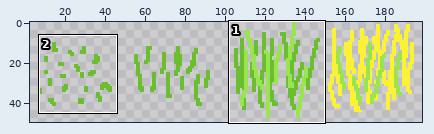
Sprite sheet: dist/assets/spr_wheat.png. Above: a wide view before the commit, with the close-up outlined.
Close-up. Old version:
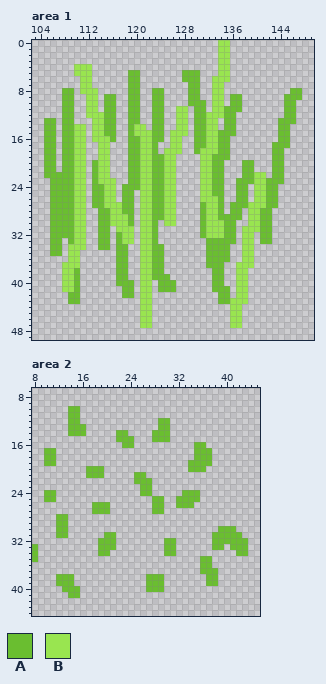
The file is 200x50 pixels. Shown: area 1: x 103..149, y 0..49; area 2: x 8..45, y 7..44. The wide view leaves out empty margins. The commit also changed other parts of the picture, which this record leaves out.
Palette (. is transparent): A #6abe30  B #99e550
Pixels before, area 1, first column x 105:
 0 .............................BB............
 1 .............................BB............
 2 .............................BB............
 3 .............................BB............
 4 .....BBB.....................BB............
 5 .....BBB......AA.......AAA...BB............
 6 ......BB......AA.......AAA..BBB............
 7 ......BB......AA........AA..BB.............
 8 ...AA.BBB.....AA..AA....AA..BB...........AA
 9 ...AA..BB.AA..AA..AA....AA..BB.AA.......AAA
10 ...AA..BB.AA..AA..AA....AAA.BB.AA.......AA.
11 ...AA..BB.AA..AA..AA..BB.AA.BBAAA.......AA.
12 ...AA..BBBAA..AA..AA..BB.AABBBAA........AA.
13 AA.AA...BBAA..AA..AA..BB.AABB.AA.......AAA.
14 AA.AABB.BBAA..ABB.AA..BB.AABB.AA.......AA..
15 AA.AABB.BBAA..ABBBAA.BBB.AABBAAA.......AA..
16 AA.AABB.BBBA..AABBAA.BB..AABBAA........AA..
17 AA.AABB..BB...AABBA..BB..AABBAA.......AAA..
18 AA.AABB..BB...AABBA.BBB..ABBBAA.......AA...
19 AA.AABB..BB...AABBAABB....BBAAA.......AA...
20 AA.AABB.ABB...AABBAABB....BBAA...AA...AA...
21 AA.AABB.ABB...AABBAABB....BBAA...AA...AA...
22 AAAAABB.ABB...AABBAABB....BBAA...AABB.AA...
23 .AAAABB.ABBB..AABBAABB....BBAA..AAABBAAA...
24 .AAAABB.AABB.AAABBAABB....BBAA..AA.BBAA....
25 .AAAABB.AABB.AA.BBAABB....BBAA..AA.BBAA....
26 .AAAABB.AABB.AA.BBAABB....BBBA..AA.BBAA....
27 .AAAABB.AABBBAA.BBAABB....ABBA.AAABBBAA....
28 .AAAABB..AABBAA.BBAABB....ABBA.AA.BBAA.....
29 .AAAABB..AABBBA.BBAABB....ABBAAAA.BBAA.....
30 .AAAABB..AABBBA.BBA.BB....ABBBAA..BBAA.....
31 .AAAABB..AA.BBB.BBA.......ABBBAA.BBBAA.....
32 .AAAABB..AA.ABB.BBA.......ABBBAA.BB.AA.....
33 .AA.ABB..AA.ABB.BBA........AAAAA.BB.AA.....
34 .AA.BBB..AA.AA..BBAA.......AAAA..BB........
35 .AA.BB......AA..BBAA.......AAAA..BB........
36 ....BB......AA..BBAA.......AAAA..BB........
37 ...BBB......AA..BBAA.......AAA..BBB........
38 ...BBA......AA..BBAA........AA..BB.........
39 ...BBA......AA..BBAAA.......AA..BB.........
40 ...BBA......AAA.BB.AAA......AA..BB.........
41 ...BBA.......AA.BB.AAA......AAA.BB.........
42 ....AA.......AA.BB...........AA.BB.........
43 ....AA..........BB...........AABBB.........
44 ................BB.............BB..........
45 ................BB.............BB..........
46 ................BB.............BB..........
47 ................BB.............BB..........
Pixels before, area 2, first column x 8:
10 ......AA............................
11 ......AA............................
12 ......AA.............AA.............
13 ......AAA............AA.............
14 ......AAA.....AA....AAA.............
15 ..............AAA...AAA.............
16 ...............AA..........AA.......
17 ..AA.......................AAA......
18 ..AA.......................AAA......
19 ..AA......................AAAA......
20 .........AAA..............AAA.......
21 .........AAA.....AA.................
22 .................AAA................
23 ..................AA................
24 ..AA..............AA.....AAA........
25 ..AA................AA..AAAA........
26 ..........AAA.......AA..AAA.........
27 ..........AAA.......AA..............
28 ....AA..............................
29 ....AA..............................
30 ....AA.........................AAA..
31 ....AA......AA................AAAAA.
32 ...........AAA........AA......AAAAAA
33 A..........AAA........AA......AA.AAA
34 A..........AA.........AA..........AA
35 A...........................AA......
36 ............................AA......
37 ............................AAA.....
38 ....AAA............AAA.......AA.....
39 ....AAA............AAA.......AA.....
40 .....AAA...........AAA..............
41 ......AA............................
Once edited:
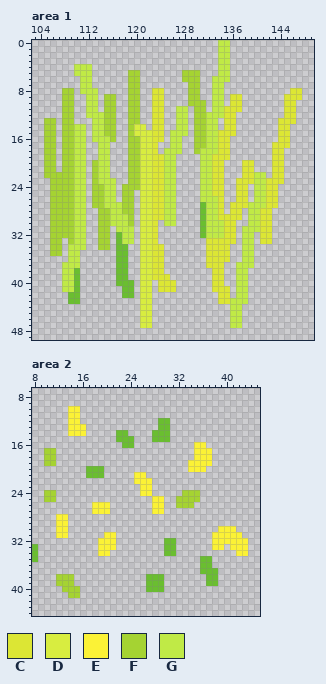
Colours new in this view: C #dce634  D #d8ed40  E #fbf236  F #a5d332  G #c0ea46
Change:
Area 1:
y 0..3: x 134..135 BB -> GG
y 4: x 110..112 BBB -> GGG; x 134..135 BB -> GG
y 5: x 110..112 BBB -> GGG; x 119..120 AA -> FF; x 128..130 AAA -> FFF; x 134..135 BB -> GG
y 6: x 111..112 BB -> GG; x 119..120 AA -> FF; x 128..130 AAA -> FFF; x 133..135 BBB -> GGG
y 7: x 111..112 BB -> GG; x 119..120 AA -> FF; x 129..130 AA -> FF; x 133..134 BB -> GG
y 8: x 108..109 AA -> FF; x 111..113 BBB -> GGG; x 119..120 AA -> FF; x 123..124 AA -> CC; x 129..130 AA -> FF; x 133..134 BB -> GG; x 146..147 AA -> CC
y 9: x 108..109 AA -> FF; x 112..113 BB -> GG; x 115..116 AA -> FF; x 119..120 AA -> FF; x 123..124 AA -> CC; x 129..130 AA -> FF; x 133..134 BB -> GG; x 136..137 AA -> CC; x 145..147 AAA -> CCC
y 10: x 108..109 AA -> FF; x 112..113 BB -> GG; x 115..116 AA -> FF; x 119..120 AA -> FF; x 123..124 AA -> CC; x 129..131 AAA -> FFF; x 133..134 BB -> GG; x 136..137 AA -> CC; x 145..146 AA -> CC
y 11: x 108..109 AA -> FF; x 112..113 BB -> GG; x 115..116 AA -> FF; x 119..120 AA -> FF; x 123..124 AA -> CC; x 127..128 BB -> GG; x 130..131 AA -> FF; x 133..137 BBAAA -> GGCCC; x 145..146 AA -> CC
y 12: x 108..109 AA -> FF; x 112..116 BBBAA -> GGGFF; x 119..120 AA -> FF; x 123..124 AA -> CC; x 127..128 BB -> GG; x 130..136 AABBBAA -> FFGGGCC; x 145..146 AA -> CC
y 13: x 105..106 AA -> FF; x 108..109 AA -> FF; x 113..116 BBAA -> GGFF; x 119..120 AA -> FF; x 123..124 AA -> CC; x 127..128 BB -> GG; x 130..133 AABB -> FFGG; x 135..136 AA -> CC; x 144..146 AAA -> CCC
y 14: x 105..106 AA -> FF; x 108..111 AABB -> FFGG; x 113..116 BBAA -> GGFF; x 119..121 ABB -> FDD; x 123..124 AA -> CC; x 127..128 BB -> GG; x 130..133 AABB -> FFGG; x 135..136 AA -> CC; x 144..145 AA -> CC
y 15: x 105..106 AA -> FF; x 108..111 AABB -> FFGG; x 113..116 BBAA -> GGFF; x 119..124 ABBBAA -> FDDDCC; x 126..128 BBB -> GGG; x 130..136 AABBAAA -> FFGGCCC; x 144..145 AA -> CC
y 16: x 105..106 AA -> FF; x 108..111 AABB -> FFGG; x 113..116 BBBA -> GGGF; x 119..124 AABBAA -> FFDDCC; x 126..127 BB -> GG; x 130..135 AABBAA -> FFGGCC; x 144..145 AA -> CC
y 17: x 105..106 AA -> FF; x 108..111 AABB -> FFGG; x 114..115 BB -> GG; x 119..123 AABBA -> FFDDC; x 126..127 BB -> GG; x 130..135 AABBAA -> FFGGCC; x 143..145 AAA -> CCC
y 18: x 105..106 AA -> FF; x 108..111 AABB -> FFGG; x 114..115 BB -> GG; x 119..123 AABBA -> FFDDC; x 125..127 BBB -> GGG; x 130..135 ABBBAA -> FGGGCC; x 143..144 AA -> CC
y 19: x 105..106 AA -> FF; x 108..111 AABB -> FFGG; x 114..115 BB -> GG; x 119..126 AABBAABB -> FFDDCCGG; x 131..135 BBAAA -> GGCCC; x 143..144 AA -> CC
y 20..21: x 105..106 AA -> FF; x 108..111 AABB -> FFGG; x 113..115 ABB -> FGG; x 119..126 AABBAABB -> FFDDCCGG; x 131..134 BBAA -> GGCC; x 138..139 AA -> CC; x 143..144 AA -> CC
y 22: x 105..111 AAAAABB -> FFFFFGG; x 113..115 ABB -> FGG; x 119..126 AABBAABB -> FFDDCCGG; x 131..134 BBAA -> GGCC; x 138..141 AABB -> CCGG; x 143..144 AA -> CC
y 23: x 106..111 AAAABB -> FFFFGG; x 113..116 ABBB -> FGGG; x 119..126 AABBAABB -> FFDDCCGG; x 131..134 BBAA -> GGCC; x 137..144 AAABBAAA -> CCCGGCCC
y 24: x 106..111 AAAABB -> FFFFGG; x 113..116 AABB -> FFGG; x 118..126 AAABBAABB -> FFFDDCCGG; x 131..134 BBAA -> GGCC; x 137..138 AA -> CC; x 140..143 BBAA -> GGCC
y 25: x 106..111 AAAABB -> FFFFGG; x 113..116 AABB -> FFGG; x 118..119 AA -> FF; x 121..126 BBAABB -> DDCCGG; x 131..134 BBAA -> GGCC; x 137..138 AA -> CC; x 140..143 BBAA -> GGCC
y 26: x 106..111 AAAABB -> FFFFGG; x 113..116 AABB -> FFGG; x 118..119 AA -> FF; x 121..126 BBAABB -> DDCCGG; x 131..134 BBBA -> GGGC; x 137..138 AA -> CC; x 140..143 BBAA -> GGCC
y 27: x 106..111 AAAABB -> FFFFGG; x 113..119 AABBBAA -> FFGGGFF; x 121..126 BBAABB -> DDCCGG; x 132..134 BBA -> GGC; x 136..143 AAABBBAA -> CCCGGGCC
y 28: x 106..111 AAAABB -> FFFFGG; x 114..119 AABBAA -> FFGGFF; x 121..126 BBAABB -> DDCCGG; x 132..134 BBA -> GGC; x 136..137 AA -> CC; x 139..142 BBAA -> GGCC
y 29: x 106..111 AAAABB -> FFFFGG; x 114..119 AABBBA -> FFGGGF; x 121..126 BBAABB -> DDCCGG; x 132..137 BBAAAA -> GGCCCC; x 139..142 BBAA -> GGCC
y 30: x 106..111 AAAABB -> FFFFGG; x 114..119 AABBBA -> FFGGGF; x 121..123 BBA -> DDC; x 125..126 BB -> GG; x 132..136 BBBAA -> GGGCC; x 139..142 BBAA -> GGCC
y 31: x 106..111 AAAABB -> FFFFGG; x 114..115 AA -> FF; x 117..119 BBB -> GGG; x 121..123 BBA -> DDC; x 132..136 BBBAA -> GGGCC; x 138..142 BBBAA -> GGGCC
y 32: x 106..111 AAAABB -> FFFFGG; x 114..115 AA -> FF; x 118..119 BB -> GG; x 121..123 BBA -> DDC; x 132..136 BBBAA -> GGGCC; x 138..139 BB -> GG; x 141..142 AA -> CC
y 33: x 106..107 AA -> FF; x 109..111 ABB -> FGG; x 114..115 AA -> FF; x 118..119 BB -> GG; x 121..123 BBA -> DDC; x 132..136 AAAAA -> CCCCC; x 138..139 BB -> GG; x 141..142 AA -> CC
y 34: x 106..107 AA -> FF; x 109..111 BBB -> GGG; x 114..115 AA -> FF; x 121..124 BBAA -> DDCC; x 132..135 AAAA -> CCCC; x 138..139 BB -> GG
y 35: x 106..107 AA -> FF; x 109..110 BB -> GG; x 121..124 BBAA -> DDCC; x 132..135 AAAA -> CCCC; x 138..139 BB -> GG
y 36: x 109..110 BB -> GG; x 121..124 BBAA -> DDCC; x 132..135 AAAA -> CCCC; x 138..139 BB -> GG
y 37: x 108..110 BBB -> GGG; x 121..124 BBAA -> DDCC; x 132..134 AAA -> CCC; x 137..139 BBB -> GGG
y 38: x 108..109 BB -> GG; x 121..124 BBAA -> DDCC; x 133..134 AA -> CC; x 137..138 BB -> GG
y 39: x 108..109 BB -> GG; x 121..125 BBAAA -> DDCCC; x 133..134 AA -> CC; x 137..138 BB -> GG
y 40: x 108..109 BB -> GG; x 121..122 BB -> DD; x 124..126 AAA -> CCC; x 133..134 AA -> CC; x 137..138 BB -> GG
y 41: x 108..109 BB -> GG; x 121..122 BB -> DD; x 124..126 AAA -> CCC; x 133..135 AAA -> CCC; x 137..138 BB -> GG
y 42: x 121..122 BB -> DD; x 134..135 AA -> CC; x 137..138 BB -> GG
y 43: x 121..122 BB -> DD; x 134..138 AABBB -> CCGGG
y 44..47: x 121..122 BB -> DD; x 136..137 BB -> GG
Area 2:
y 10..12: x 14..15 AA -> EE
y 13..14: x 14..16 AAA -> EEE
y 16: x 35..36 AA -> EE
y 17..18: x 10..11 AA -> FF; x 35..37 AAA -> EEE
y 19: x 10..11 AA -> FF; x 34..37 AAAA -> EEEE
y 20: x 34..36 AAA -> EEE
y 21: x 25..26 AA -> EE
y 22: x 25..27 AAA -> EEE
y 23: x 26..27 AA -> EE
y 24: x 10..11 AA -> FF; x 26..27 AA -> EE; x 33..35 AAA -> FFF
y 25: x 10..11 AA -> FF; x 28..29 AA -> EE; x 32..35 AAAA -> FFFF
y 26: x 18..20 AAA -> EEE; x 28..29 AA -> EE; x 32..34 AAA -> FFF
y 27: x 18..20 AAA -> EEE; x 28..29 AA -> EE
y 28..29: x 12..13 AA -> EE
y 30: x 12..13 AA -> EE; x 39..41 AAA -> EEE
y 31: x 12..13 AA -> EE; x 20..21 AA -> EE; x 38..42 AAAAA -> EEEEE
y 32: x 19..21 AAA -> EEE; x 38..43 AAAAAA -> EEEEEE
y 33: x 19..21 AAA -> EEE; x 38..39 AA -> EE; x 41..43 AAA -> EEE
y 34: x 19..20 AA -> EE; x 42..43 AA -> EE
y 38..39: x 12..14 AAA -> FFF
y 40: x 13..15 AAA -> FFF
y 41: x 14..15 AA -> FF
Changed places in both close-ups, as pixel boxes (x1, y1, x2, y2):
changed: (44, 40, 302, 328)
changed: (44, 406, 248, 598)
